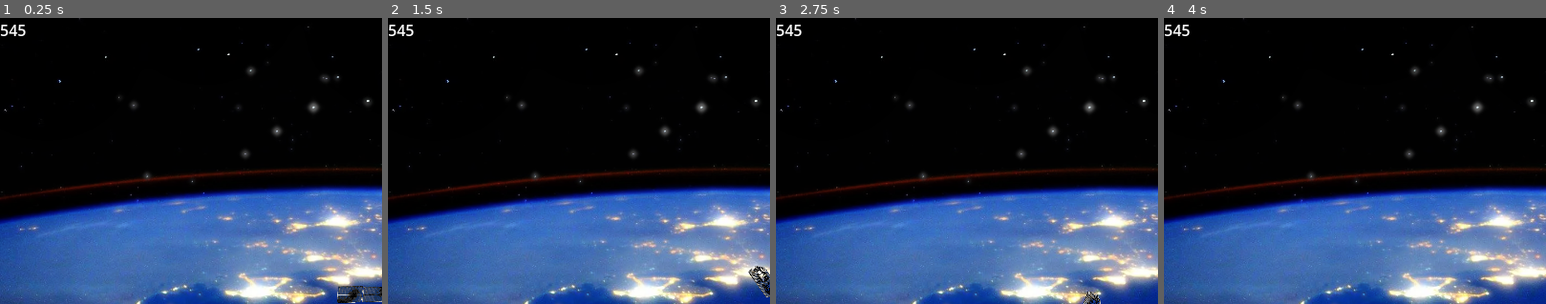
Above: before the commit, frames 1-4 (left to right).
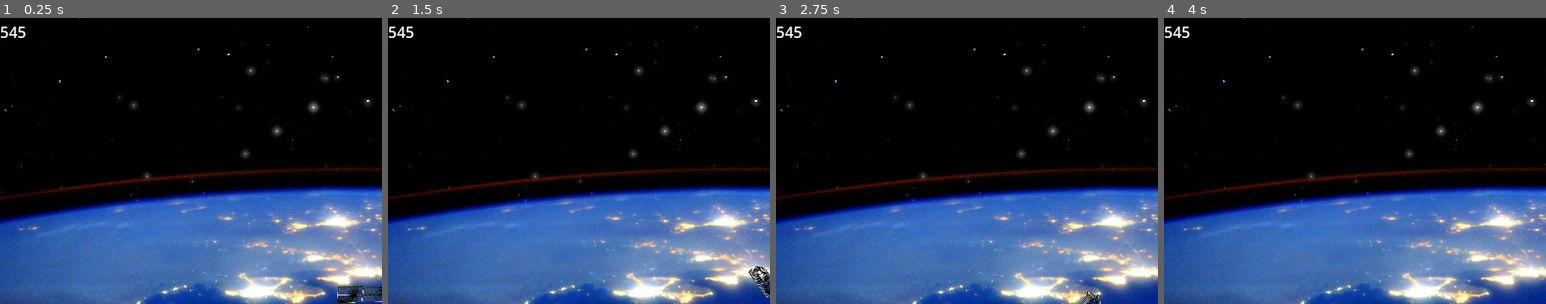
Above: after the commit, the same moments.

Repository: SupCrown/space_game
Game: Godot game, scene res://Jeu/jeu.tscn
The game is run twice, just before and just after one commit, with the same random seed, the same clock (stepped at 60 frames per second) and the same inputs. This scene is started directly instead of the project's main scene.
Inputs (mouse positions are % of the whole screen's width and height, from its top left):
- Up to frame 1 (0.25 s): no input
- Up to frame 2 (1.5 s): tap Enter at 0.5, 1.35 s; move the mouse to (72, 45) at 0.52 s; hold D (droite) 0.53-1.28 s; hold Space (tirer) 0.53-1.28 s; click (72, 45) at 0.67 s; move the mouse to (30, 55) at 1.27 s; hold A (gauche) from 1.28 s (still down)
- Up to frame 3 (2.75 s): move the mouse to (60, 28) at 2.02 s; release A (gauche) at 2.03 s; hold D (droite) from 2.03 s (still down); hold Space (tirer) from 2.03 s (still down)
- Up to frame 4 (4 s): move the mouse to (45, 70) at 2.77 s; release D (droite) at 2.78 s; release Space (tirer) at 2.78 s; hold W (accelerer) 2.78-3.53 s; tap Enter at 2.85 s; click (45, 70) at 2.92 s; move the mouse to (80, 65) at 3.52 s; hold A (gauche) from 3.53 s (still down); hold Space (tirer) from 3.53 s (still down)
The pictures show only the part of the screen within x 0-50%, y 0-50%; the shares and areas given below are measured in that part.

The runs differ from the first frame. In frame 1, 0.2% of the frame differs, in the area x 0-7%, y 2-7%; in frame 2, 0.2%; in frame 3, 0.2%; in frame 4, 0.2%.

Commit message:
fin

Diff:
--- /dev/null
+++ b/spacegame/Bonus/BonusPopup.gd
@@ -0,0 +1,61 @@
+extends Control
+
+@onready var panel: PanelContainer = $BonusPanelContainer
+@onready var label: Label = $BonusPanelContainer/BonusMarginContainer/BonusLabel
+
+var message_id := 0
+
+func _ready() -> void:
+	visible = false
+	add_to_group("bonus_ui")
+
+	# position en haut-centre
+	anchor_left = 0.5
+	anchor_right = 0.5
+	anchor_top = 0.0
+	anchor_bottom = 0.0
+	offset_top = 20
+
+	# centrer le texte
+	label.horizontal_alignment = HORIZONTAL_ALIGNMENT_CENTER
+	label.vertical_alignment = VERTICAL_ALIGNMENT_CENTER
+
+
+func show_message(text: String, is_malus: bool = false, duration: float = 2.0) -> void:
+	if label == null or panel == null:
+		push_error("UI Bonus mal configurée")
+		return
+
+	message_id += 1
+	var my_id = message_id
+
+	label.text = text
+	visible = true
+
+	# 🎨 couleur
+	if is_malus:
+		panel.modulate = Color(1.0, 0.3, 0.3)
+	else:
+		panel.modulate = Color(0.3, 0.8, 1.0)
+
+	label.modulate = Color(1, 1, 1)
+
+	# ✨ animation
+	modulate.a = 0.0
+	scale = Vector2(0.9, 0.9)
+
+	var tween_in = create_tween()
+	tween_in.parallel().tween_property(self, "modulate:a", 1.0, 0.15)
+	tween_in.parallel().tween_property(self, "scale", Vector2(1.0, 1.0), 0.15)
+
+	await get_tree().create_timer(duration).timeout
+
+	if my_id != message_id:
+		return
+
+	var tween_out = create_tween()
+	tween_out.parallel().tween_property(self, "modulate:a", 0.0, 0.15)
+	tween_out.parallel().tween_property(self, "scale", Vector2(0.9, 0.9), 0.15)
+	await tween_out.finished
+
+	visible = false
--- /dev/null
+++ b/spacegame/Bonus/BonusSystem.gd
@@ -0,0 +1,14 @@
+extends Node
+class_name BonusSystem
+
+@export var config: BonusConfig
+
+@onready var spawner = $BonusSpawner
+
+func _ready() -> void:
+	if spawner != null:
+		spawner.config = config
+
+func add_score(value: int) -> void:
+	if spawner != null:
+		spawner.add_score(value)
--- /dev/null
+++ b/spacegame/Bonus/BonusSystem.tscn
@@ -0,0 +1,59 @@
+[gd_scene format=3 uid="uid://b6yj8rojv4jsi"]
+
+[ext_resource type="Script" uid="uid://c5sm3kfgyq4yk" path="res://Bonus/BonusPopup.gd" id="1_2evr4"]
+[ext_resource type="Script" uid="uid://byp1ufqivrc83" path="res://Bonus/BonusSystem.gd" id="1_uaaw7"]
+[ext_resource type="Script" uid="uid://qp0alhexg04q" path="res://Bonus/bonus_spawner.gd" id="2_uaaw7"]
+[ext_resource type="Script" uid="uid://dkp0ej2s211ew" path="res://Bonus/bonus_config.gd" id="3_3j5my"]
+
+[sub_resource type="Theme" id="Theme_7bhbk"]
+
+[sub_resource type="Resource" id="Resource_4mnap"]
+script = ExtResource("3_3j5my")
+max_bonus_on_screen = 14
+metadata/_custom_type_script = "uid://dkp0ej2s211ew"
+
+[node name="BonusSystem" type="Node2D" unique_id=1019588107]
+script = ExtResource("1_uaaw7")
+
+[node name="BonusCanvasLayer" type="CanvasLayer" parent="." unique_id=1453092801]
+
+[node name="BonusPopup" type="Control" parent="BonusCanvasLayer" unique_id=1344185692]
+layout_mode = 3
+anchors_preset = 5
+anchor_left = 0.5
+anchor_right = 0.5
+offset_left = -20.0
+offset_right = 20.0
+offset_bottom = 40.0
+grow_horizontal = 2
+script = ExtResource("1_2evr4")
+
+[node name="BonusPanelContainer" type="PanelContainer" parent="BonusCanvasLayer/BonusPopup" unique_id=823556648]
+layout_mode = 1
+anchors_preset = 5
+anchor_left = 0.5
+anchor_right = 0.5
+offset_left = -124.0
+offset_right = 166.0
+offset_bottom = 40.0
+grow_horizontal = 2
+theme = SubResource("Theme_7bhbk")
+
+[node name="BonusMarginContainer" type="MarginContainer" parent="BonusCanvasLayer/BonusPopup/BonusPanelContainer" unique_id=1281923198]
+layout_mode = 2
+
+[node name="BonusLabel" type="Label" parent="BonusCanvasLayer/BonusPopup/BonusPanelContainer/BonusMarginContainer" unique_id=1868141652]
+layout_mode = 2
+size_flags_horizontal = 4
+text = "blabla"
+horizontal_alignment = 1
+vertical_alignment = 1
+
+[node name="BonusSpawner" type="Node" parent="." unique_id=118551384]
+script = ExtResource("2_uaaw7")
+config = SubResource("Resource_4mnap")
+metadata/_custom_type_script = "uid://qp0alhexg04q"
+
+[node name="BonusTimer" type="Timer" parent="." unique_id=1660423216]
+wait_time = 5.0
+autostart = true
--- a/spacegame/Jeu/jeu.tscn
+++ b/spacegame/Jeu/jeu.tscn
@@ -2,13 +2,13 @@
 
 [ext_resource type="Script" uid="uid://dndlehvjgrfrf" path="res://Jeu/jeu.gd" id="1_f0c04"]
 [ext_resource type="Texture2D" uid="uid://bqerqy12hwufi" path="res://Ressources/BackGrounds/earth_1.png" id="1_vsjop"]
-[ext_resource type="Script" uid="uid://dkp0ej2s211ew" path="res://bonus_config.gd" id="2_7nf2q"]
 [ext_resource type="Texture2D" uid="uid://dlyl75you4dd8" path="res://Ressources/BackGrounds/earth_2.png" id="2_f0c04"]
 [ext_resource type="Texture2D" uid="uid://dwnwjlxu6v818" path="res://Ressources/BackGrounds/earth_3.png" id="3_lm02w"]
 [ext_resource type="PackedScene" uid="uid://cvhdjr8k6k316" path="res://Vaisseau/vaisseau.tscn" id="5_ul6wy"]
 [ext_resource type="PackedScene" uid="uid://biibdkvca6uu1" path="res://Asteroids/asteroids.tscn" id="6_tea16"]
-[ext_resource type="Script" uid="uid://qp0alhexg04q" path="res://bonus_spawner.gd" id="7_7nf2q"]
 [ext_resource type="PackedScene" uid="uid://cuddj6nfy53yh" path="res://HUD/hud.tscn" id="7_tea16"]
+[ext_resource type="PackedScene" uid="uid://b6yj8rojv4jsi" path="res://Bonus/BonusSystem.tscn" id="8_t8hn6"]
+[ext_resource type="Script" uid="uid://dkp0ej2s211ew" path="res://Bonus/bonus_config.gd" id="9_7nf2q"]
 
 [sub_resource type="SpriteFrames" id="SpriteFrames_hw12f"]
 animations = [{
@@ -31,17 +31,18 @@
 size = Vector2(800, 600)
 
 [sub_resource type="Resource" id="Resource_bp6pd"]
-script = ExtResource("2_7nf2q")
+script = ExtResource("9_7nf2q")
 enable_slow_speed = false
 enable_fast_speed = false
+enable_triple_laser = false
 enable_powerful_laser = false
 enable_auto_fire = false
-enable_slow_fire = false
 enable_random_controls = false
 enable_crazy_rotation = false
 enable_slow_motion = false
 enable_asteroid_spawn = false
 enable_super_6 = false
+max_bonus_on_screen = 13
 metadata/_custom_type_script = "uid://dkp0ej2s211ew"
 
 [node name="jeu" type="Node2D" unique_id=1899592116]
@@ -69,20 +70,13 @@
 
 [node name="asteroids" parent="." unique_id=1391368840 instance=ExtResource("6_tea16")]
 
-[node name="BonusSpawner" type="Node" parent="." unique_id=43457406]
-script = ExtResource("7_7nf2q")
-config = SubResource("Resource_bp6pd")
-metadata/_custom_type_script = "uid://qp0alhexg04q"
-
 [node name="HUD" parent="." unique_id=1424467486 instance=ExtResource("7_tea16")]
 offset_left = -400.0
-offset_top = -299.0
+offset_top = -297.0
 offset_right = 400.0
-offset_bottom = 301.0
+offset_bottom = 303.0
 
-[node name="BonusTimer" type="Timer" parent="." unique_id=769242113]
-wait_time = 5.0
-autostart = true
+[node name="BonusSystem" parent="." unique_id=1019588107 instance=ExtResource("8_t8hn6")]
+config = SubResource("Resource_bp6pd")
 
 [connection signal="body_exited" from="Area2D" to="." method="_on_area_2d_body_exited"]
-[connection signal="timeout" from="BonusTimer" to="." method="_on_bonus_timer_timeout"]
--- a/spacegame/Vaisseau/vaisseau.gd
+++ b/spacegame/Vaisseau/vaisseau.gd
@@ -45,6 +45,18 @@
 	current_speed = base_speed
 	apply_ship_skin()
 
+func _process(delta: float) -> void:
+	handle_shoot()
+
+func _physics_process(delta: float) -> void:
+	handle_movement()
+	handle_rotation()
+	update_animation()
+
+# =========================
+# SKIN
+# =========================
+
 func apply_ship_skin() -> void:
 	if Settings.ship_skin_index < 0 or Settings.ship_skin_index >= SHIP_SKINS.size():
 		push_error("Index vaisseau invalide")
@@ -53,27 +65,17 @@
 	var skin = SHIP_SKINS[Settings.ship_skin_index]
 	var frames: SpriteFrames = load(skin["frames"])
 
-	print("Ship index :", Settings.ship_skin_index)
-	print("Frames path :", skin["frames"])
-	print("Frames loaded :", frames)
-
 	if frames == null:
 		push_error("Impossible de charger frames : " + skin["frames"])
 		return
 
-	print("Animations dispo :", frames.get_animation_names())
-
 	$AnimatedSprite2D.sprite_frames = frames
 	$AnimatedSprite2D.scale = skin["scale"]
 	$AnimatedSprite2D.play("stop")
 
-func _process(delta: float) -> void:
-	handle_shoot()
-
-func _physics_process(delta: float) -> void:
-	handle_movement()
-	handle_rotation()
-	update_animation()
+# =========================
+# GAMEPLAY CORE
+# =========================
 
 func handle_shoot() -> void:
 	if not can_shoot:
@@ -132,6 +134,10 @@
 	laser.is_powerful = powerful_laser
 	get_parent().add_child(laser)
 
+# =========================
+# CONTROLS
+# =========================
+
 func get_action_for(action_name: String) -> String:
 	if randomized_controls and control_map.has(action_name):
 		return control_map[action_name]
@@ -147,27 +153,24 @@
 	control_map["gauche"] = shuffled[2]
 
 	print("MALUS ACTIVE : controles randomises")
-	print("accelerer -> ", control_map["accelerer"])
-	print("droite -> ", control_map["droite"])
-	print("gauche -> ", control_map["gauche"])
 
 func reset_controls() -> void:
 	control_map["accelerer"] = "accelerer"
 	control_map["droite"] = "droite"
 	control_map["gauche"] = "gauche"
 
-func set_slow_mode(speed_value: float, duration: float) -> void:
-	speed_bonus_id += 1
-	var my_id = speed_bonus_id
-
-	current_speed = speed_value
-	print("MALUS ACTIVE : vitesse lente")
-
-	await get_tree().create_timer(duration).timeout
-
-	if my_id == speed_bonus_id:
-		current_speed = base_speed
-		print("MALUS TERMINE : vitesse normale")
+# =========================
+# UI MESSAGE
+# =========================
+
+func show_bonus_message(text: String, is_malus: bool = false) -> void:
+	var ui = get_tree().get_first_node_in_group("bonus_ui")
+	if ui != null:
+		ui.show_message(text, is_malus)
+
+# =========================
+# BONUS
+# =========================
 
 func set_fast_mode(speed_value: float, duration: float) -> void:
 	speed_bonus_id += 1
@@ -175,12 +178,14 @@
 
 	current_speed = speed_value
 	print("BONUS ACTIVE : vitesse rapide")
+	show_bonus_message("BONUS : vitesse rapide", false)
 
 	await get_tree().create_timer(duration).timeout
 
 	if my_id == speed_bonus_id:
 		current_speed = base_speed
 		print("BONUS TERMINE : vitesse normale")
+		show_bonus_message("BONUS TERMINE : vitesse normale", false)
 
 func add_extra_laser(duration: float) -> void:
 	laser_bonus_id += 1
@@ -188,12 +193,14 @@
 
 	triple_laser = true
 	print("BONUS ACTIVE : triple laser")
+	show_bonus_message("BONUS : triple laser", false)
 
 	await get_tree().create_timer(duration).timeout
 
 	if my_id == laser_bonus_id:
 		triple_laser = false
 		print("BONUS TERMINE : tir normal")
+		show_bonus_message("BONUS TERMINE : tir normal", false)
 
 func set_powerful_laser(duration: float) -> void:
 	laser_power_bonus_id += 1
@@ -201,12 +208,14 @@
 
 	powerful_laser = true
 	print("BONUS ACTIVE : laser puissant")
+	show_bonus_message("BONUS : laser puissant", false)
 
 	await get_tree().create_timer(duration).timeout
 
 	if my_id == laser_power_bonus_id:
 		powerful_laser = false
 		print("BONUS TERMINE : laser normal")
+		show_bonus_message("BONUS TERMINE : laser normal", false)
 
 func set_slow_motion(duration: float) -> void:
 	slow_motion_bonus_id += 1
@@ -214,12 +223,14 @@
 
 	Engine.time_scale = 0.5
 	print("BONUS ACTIVE : slow motion")
+	show_bonus_message("BONUS : slow motion", false)
 
 	await get_tree().create_timer(duration * 2.0).timeout
 
 	if my_id == slow_motion_bonus_id:
 		Engine.time_scale = 1.0
 		print("BONUS TERMINE : vitesse normale")
+		show_bonus_message("BONUS TERMINE : vitesse normale", false)
 
 func set_auto_fire(duration: float) -> void:
 	auto_fire_bonus_id += 1
@@ -227,15 +238,18 @@
 
 	auto_fire = true
 	print("BONUS ACTIVE : tir automatique")
+	show_bonus_message("BONUS : tir automatique", false)
 
 	await get_tree().create_timer(duration).timeout
 
 	if my_id == auto_fire_bonus_id:
 		auto_fire = false
 		print("BONUS TERMINE : tir manuel")
+		show_bonus_message("BONUS TERMINE : tir automatique", false)
 
 func activate_super_6(duration: float, fast_speed_value: float) -> void:
 	print("BONUS ACTIVE : SUPER 6")
+	show_bonus_message("BONUS : SUPER 6", false)
 
 	set_fast_mode(fast_speed_value, duration)
 	add_extra_laser(duration)
@@ -243,18 +257,39 @@
 	set_auto_fire(duration)
 	set_slow_motion(duration)
 
+# =========================
+# MALUS
+# =========================
+
+func set_slow_mode(speed_value: float, duration: float) -> void:
+	speed_bonus_id += 1
+	var my_id = speed_bonus_id
+
+	current_speed = speed_value
+	print("MALUS ACTIVE : vitesse lente")
+	show_bonus_message("MALUS : vitesse lente", true)
+
+	await get_tree().create_timer(duration).timeout
+
+	if my_id == speed_bonus_id:
+		current_speed = base_speed
+		print("MALUS TERMINE : vitesse normale")
+		show_bonus_message("MALUS TERMINE : vitesse normale", true)
+
 func set_slow_fire(duration: float) -> void:
 	fire_rate_bonus_id += 1
 	var my_id = fire_rate_bonus_id
 
 	shoot_cooldown = slow_shoot_cooldown
 	print("MALUS ACTIVE : tir lent")
+	show_bonus_message("MALUS : tir lent", true)
 
 	await get_tree().create_timer(duration).timeout
 
 	if my_id == fire_rate_bonus_id:
 		shoot_cooldown = normal_shoot_cooldown
 		print("MALUS TERMINE : tir normal")
+		show_bonus_message("MALUS TERMINE : tir normal", true)
 
 func set_random_controls(duration: float) -> void:
 	random_controls_bonus_id += 1
@@ -262,6 +297,7 @@
 
 	randomized_controls = true
 	randomize_controls()
+	show_bonus_message("MALUS : controles randomises", true)
 
 	await get_tree().create_timer(duration).timeout
 
@@ -269,6 +305,7 @@
 		randomized_controls = false
 		reset_controls()
 		print("MALUS TERMINE : controles normaux")
+		show_bonus_message("MALUS TERMINE : controles normaux", true)
 
 func set_crazy_rotation(duration: float) -> void:
 	crazy_rotation_bonus_id += 1
@@ -276,9 +313,11 @@
 
 	crazy_rotation = true
 	print("MALUS ACTIVE : rotation folle")
+	show_bonus_message("MALUS : rotation folle", true)
 
 	await get_tree().create_timer(duration).timeout
 
 	if my_id == crazy_rotation_bonus_id:
 		crazy_rotation = false
 		print("MALUS TERMINE : rotation normale")
+		show_bonus_message("MALUS TERMINE : rotation normale", true)
Not shown, added: spacegame/Bonus/BonusPopup.gd.uid
Not shown, added: spacegame/Bonus/BonusSystem.gd.uid
Renamed: spacegame/bonus_config.gd -> spacegame/Bonus/bonus_config.gd
Renamed: spacegame/bonus_config.gd.uid -> spacegame/Bonus/bonus_config.gd.uid
Renamed: spacegame/bonus_spawner.gd -> spacegame/Bonus/bonus_spawner.gd
Renamed: spacegame/bonus_spawner.gd.uid -> spacegame/Bonus/bonus_spawner.gd.uid
